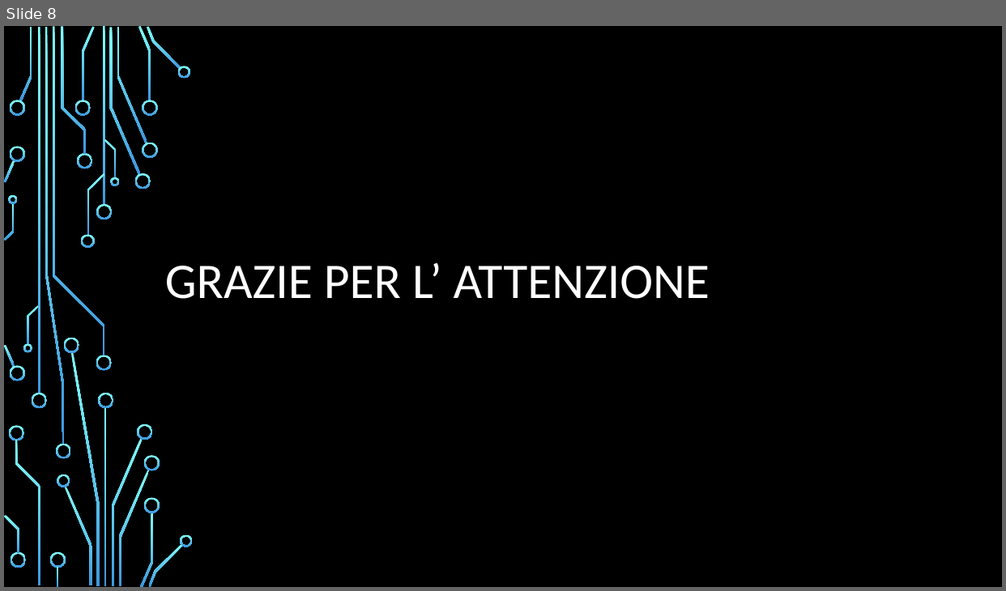
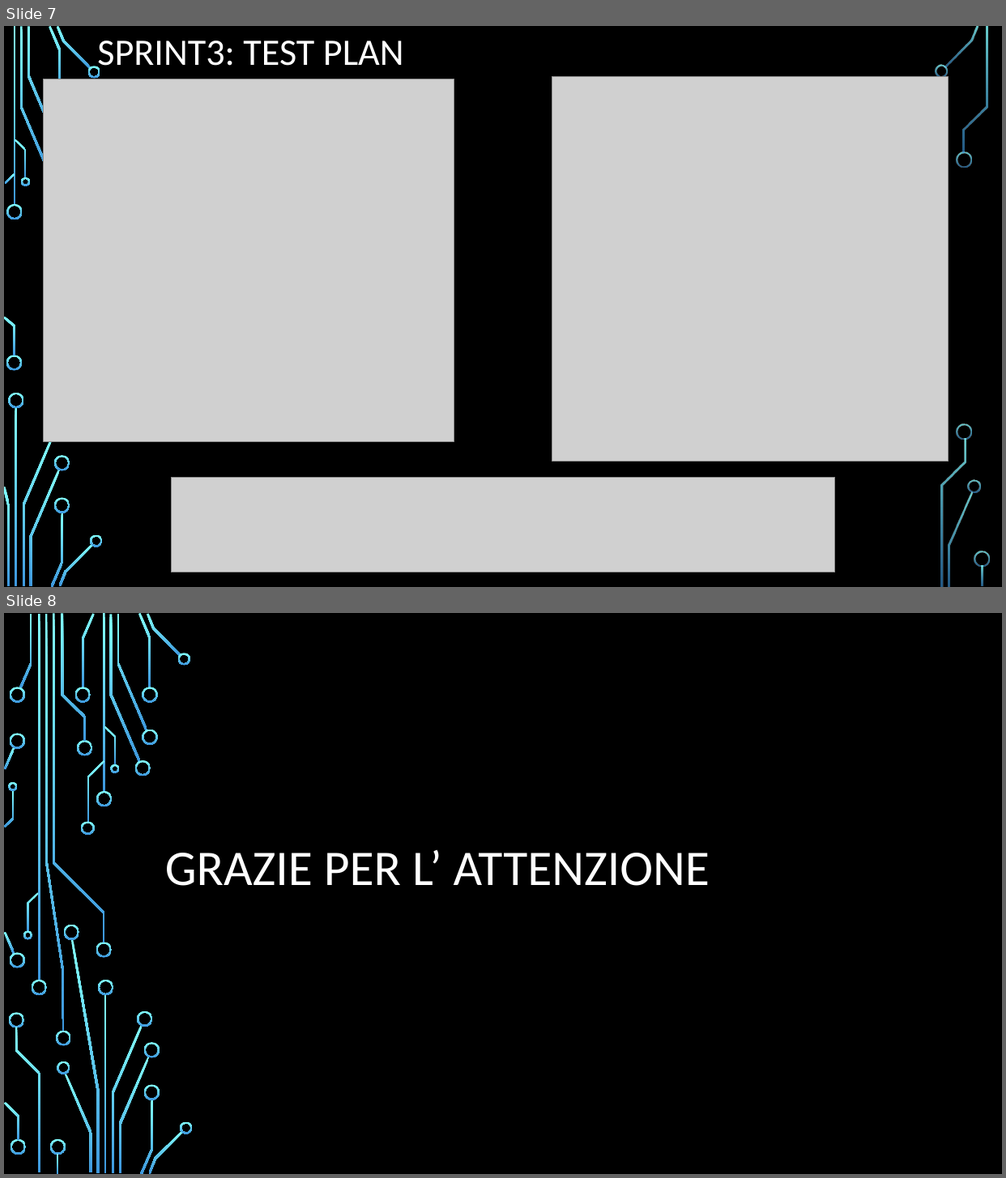
Before and after one commit to FabioGentili99/ColdStorageService, a slide deck: Presentazione/Cold storage service.pptx. Shown one above the other, each under a label of ours: slide 8 before the commit, slides 7 and 8 after it. The pictures are 1006x591 and 1006x1178 pixels, drawn with LibreOffice and Linux fonts; fonts in the diff are those of the drawing; grey boxes stand for pictures; background and template pictures are left out. Boxes give left, top, right and bottom in pixels: in the first picture for what was removed or moved away, otherwise in the second. Text is boxed around its words. In the diff, an @@ line names an element or a change of style, - is before the commit and + after.

Commit message:
update presentazione .ppt

```diff
--- a/Presentazione/Cold storage service.pptx
+++ b/Presentazione/Cold storage service.pptx
@@ slide 7 added at (x1=4, y1=26, x2=1002, y2=587), background picture (left out) @@
@@ title added at (x1=97, y1=41, x2=404, y2=74), 36 pt, text #FFFFFF @@
+SPRINT3: TEST PLAN
@@ picture added at (x1=44, y1=79, x2=454, y2=442) @@
@@ picture added at (x1=552, y1=77, x2=948, y2=462) @@
@@ picture added at (x1=171, y1=477, x2=835, y2=573) @@
@@ group added at (x1=4, y1=26, x2=990, y2=587): 29 freeform shapes, 3 rectangles @@
```
Also in this commit, not shown: 1 slide removed, 3 other files.
